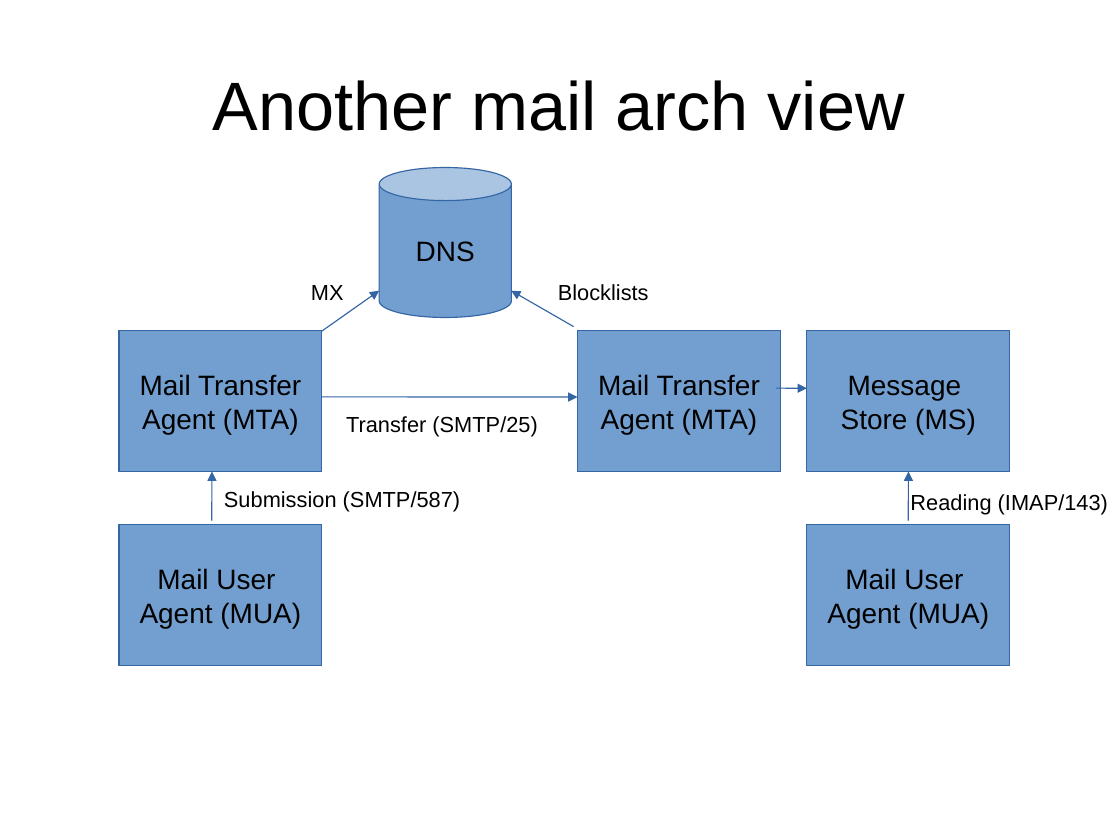
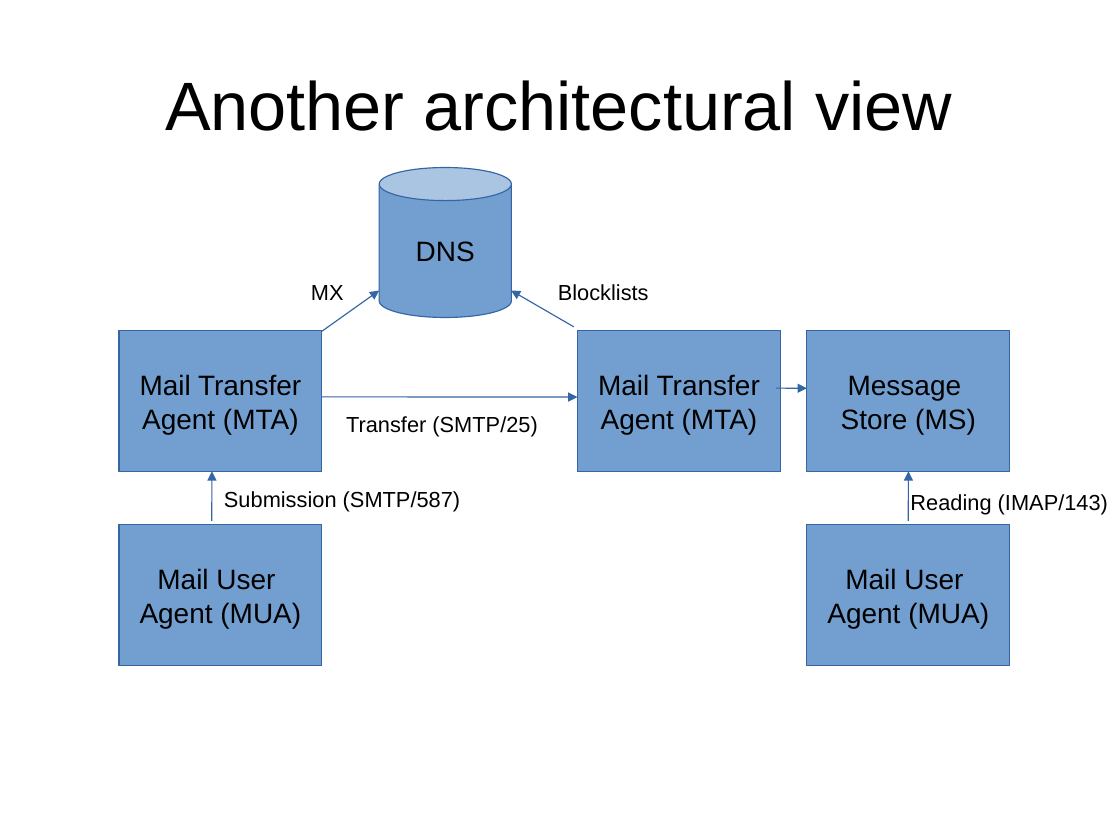
Before and after one commit to sftcd/cs7053, a slide deck: slide 5 of 2016lectures/04-spam.ppt. Drawn at 1120x840 pixels with LibreOffice and Linux fonts; fonts in the diff are those of the drawing. Boxes give left, top, right and bottom in pixels: in the first picture for what was removed or moved away, otherwise in the second. Text is boxed around its words. In the diff, an @@ line names an element or a change of style, - is before the commit and + after.

Commit message:
updated mail again

```diff
--- a/2016lectures/04-spam.ppt
+++ b/2016lectures/04-spam.ppt
@@ title at (x1=165, y1=80, x2=952, y2=131): text changed @@
-Another mail arch view
+Another architectural view
```
Also in this commit, not shown: 18 other slides changed, 1 slide added, 2 other files.
